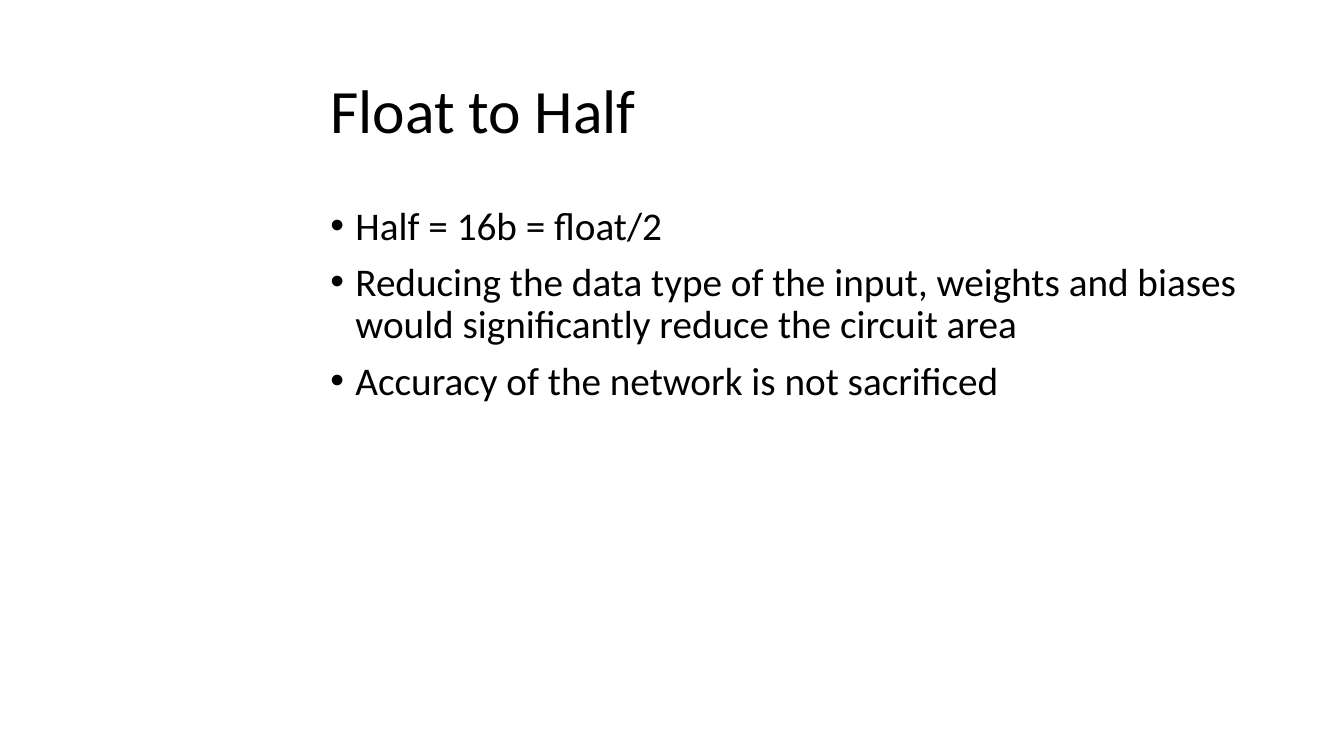
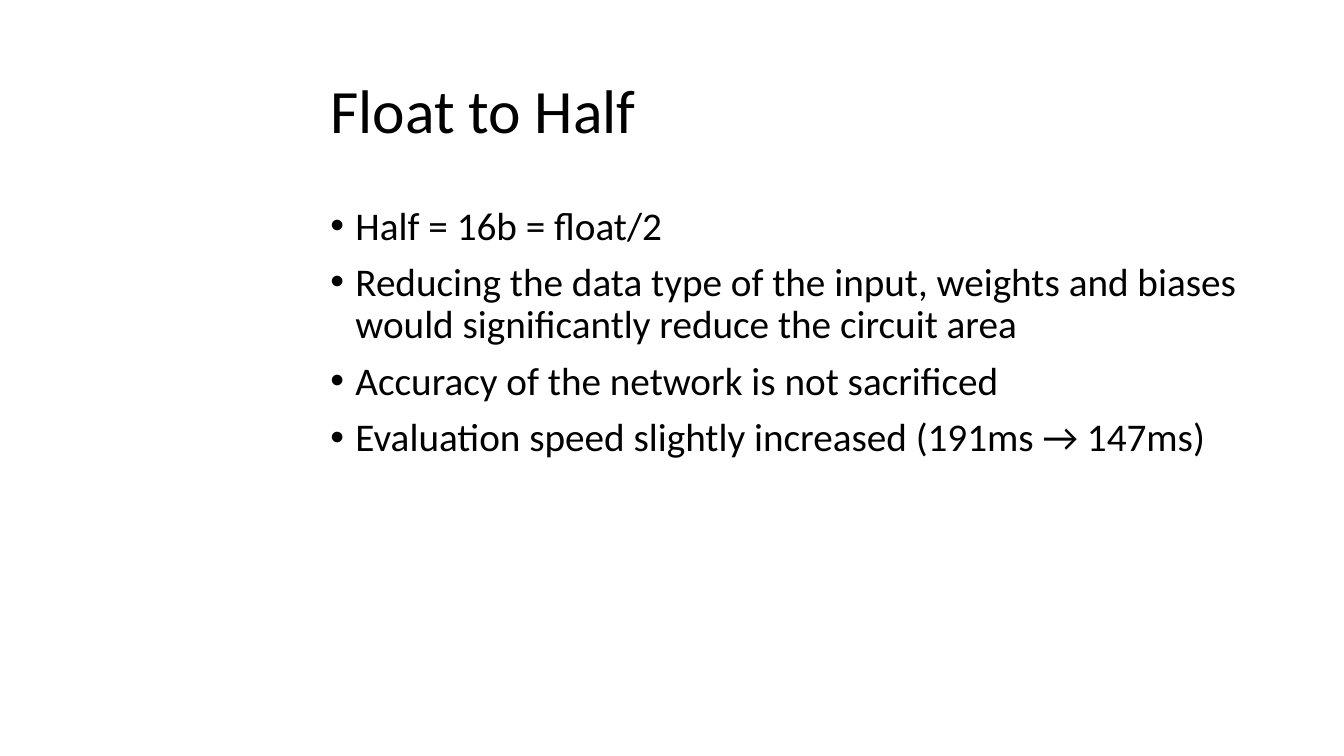
Before and after one commit to mayersjd/HardwareCNN, a slide deck: slide 26 of Presentations/ProjectPresentation_03-10-CB.pptx (slide 20 before the commit). Drawn at 1344x756 pixels with LibreOffice and Linux fonts; fonts in the diff are those of the drawing; background and template pictures are left out. Boxes give left, top, right and bottom in pixels: in the first picture for what was removed or moved away, otherwise in the second. Text is boxed around its words. In the diff, an @@ line names an element or a change of style, - is before the commit and + after.

```diff
--- a/Presentations/ProjectPresentation_03-10-CB.pptx
+++ b/Presentations/ProjectPresentation_03-10-CB.pptx
@@ text at (x1=355, y1=422, x2=1205, y2=458): paragraph added @@
+• Evaluation speed slightly increased (191ms → 147ms)
```
Also in this commit, not shown: 8 other slides changed, 7 slides added.
